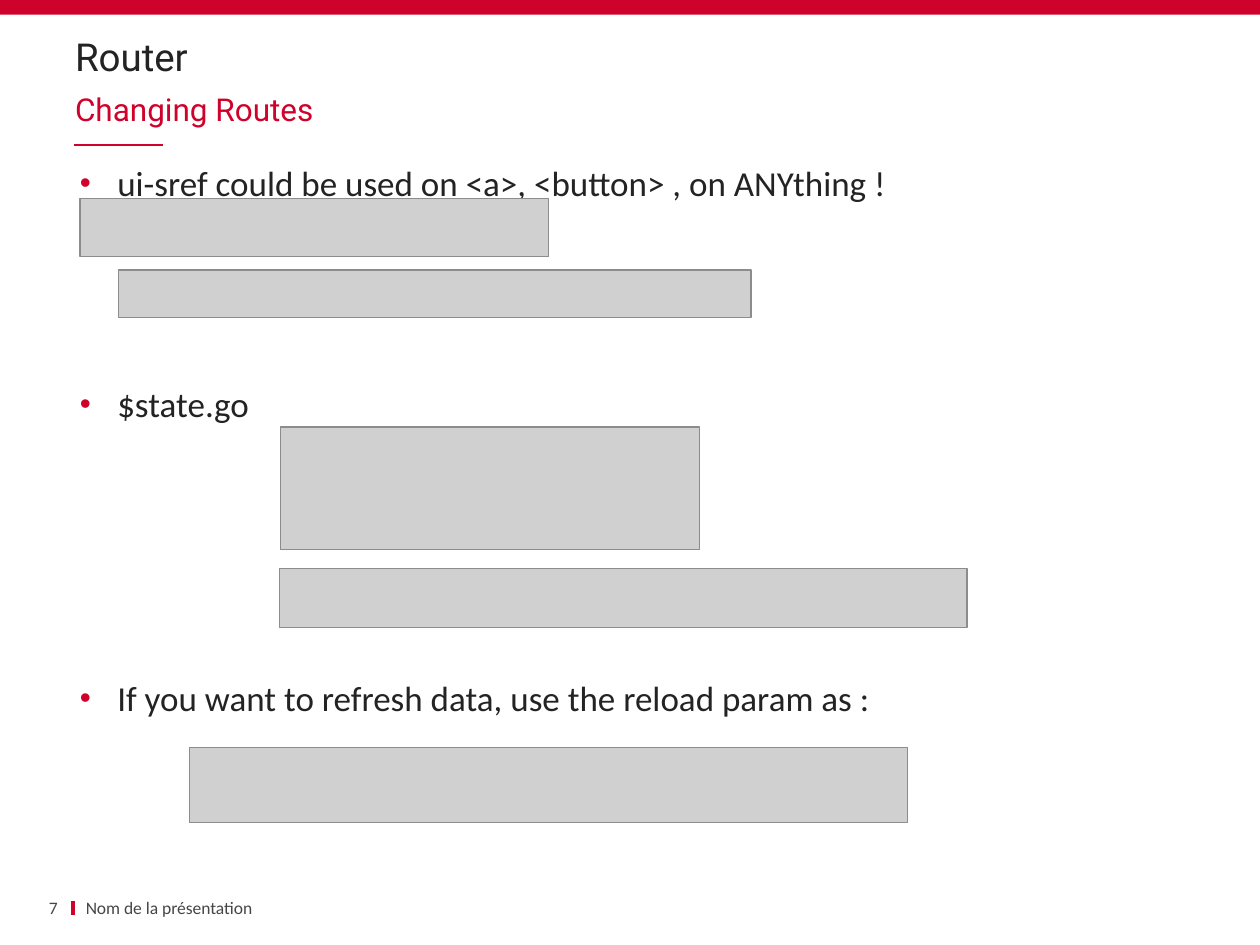
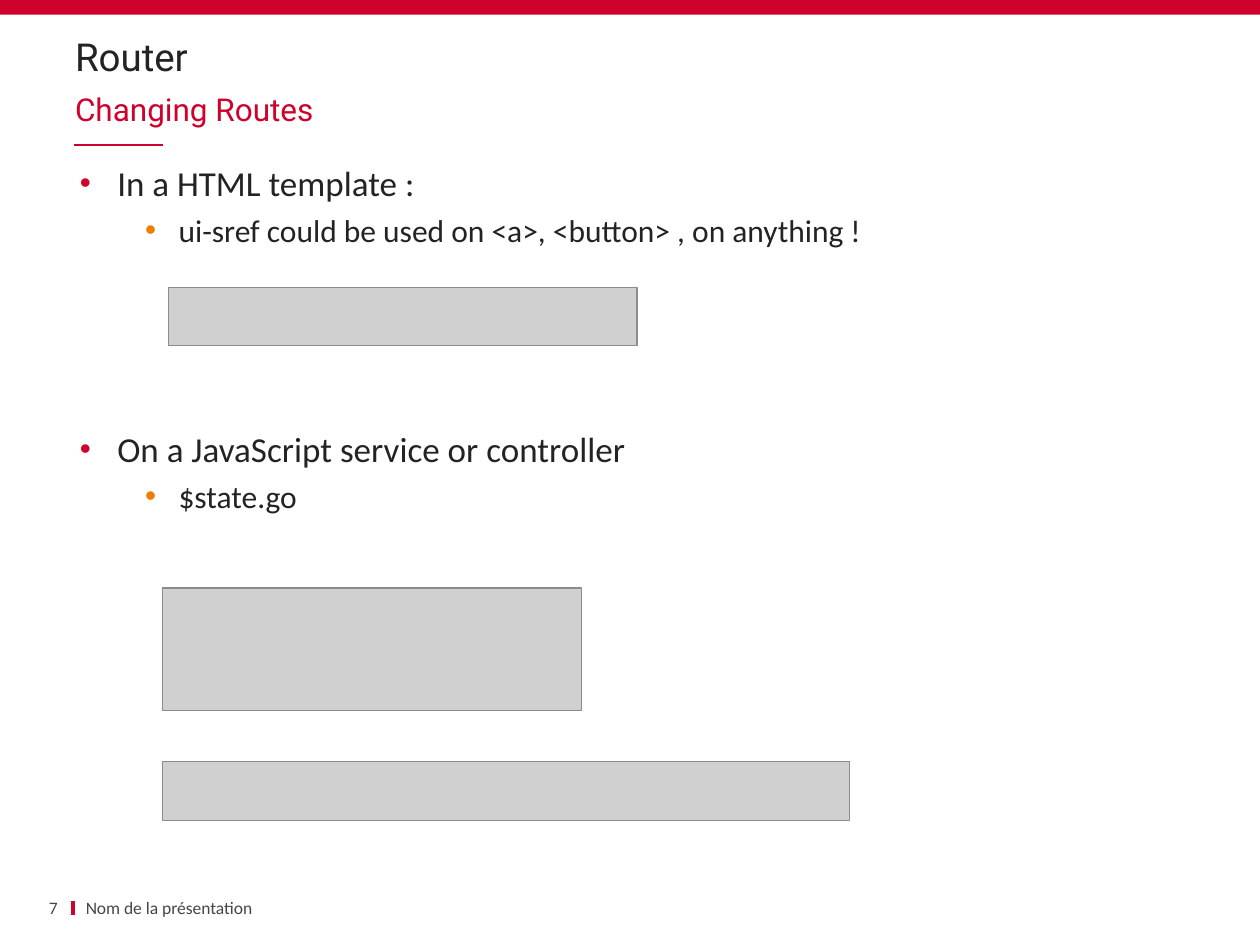
Before and after one commit to ycintre/formation-angularjs, a slide deck: slide 7 of 09 Routing/Routing.pptx. Drawn at 1260x945 pixels with LibreOffice and Linux fonts; fonts in the diff are those of the drawing; grey boxes stand for pictures; background and template pictures are left out. Boxes give left, top, right and bottom in pixels: in the first picture for what was removed or moved away, otherwise in the second. Text is boxed around its words. In the diff, an @@ line names an element or a change of style, - is before the commit and + after.

```diff
--- a/09 Routing/Routing.pptx
+++ b/09 Routing/Routing.pptx
@@ text at [117,171,843,468]: text changed @@
-• ui-sref could be used on <a>, <button> , on ANYthing !
+• In a HTML template :
+  • ui-sref could be used on <a>, <button> , on anything !
+• On a JavaScript service or controller
@@ picture removed at [118,270,751,318] @@
@@ picture: place and size @@
-picture at [79,198,548,256]
+picture at [169,287,638,345]
@@ text at [179,488,297,514]: size 20 to 18 pt in "$state.go"; list level 1 to 2 in "$state.go"; bullet colour #CF022B to #F07D00 @@
@@ picture: place and size @@
-picture at [280,427,699,549]
+picture at [163,588,582,711]
@@ text at [117,686,851,717]: paragraph removed @@
-• If you want to refresh data, use the reload param as :
@@ picture removed at [189,747,907,822] @@
@@ picture: place and size @@
-picture at [280,568,968,627]
+picture at [163,761,850,820]
```
Also in this commit, not shown: 2 slides removed.
